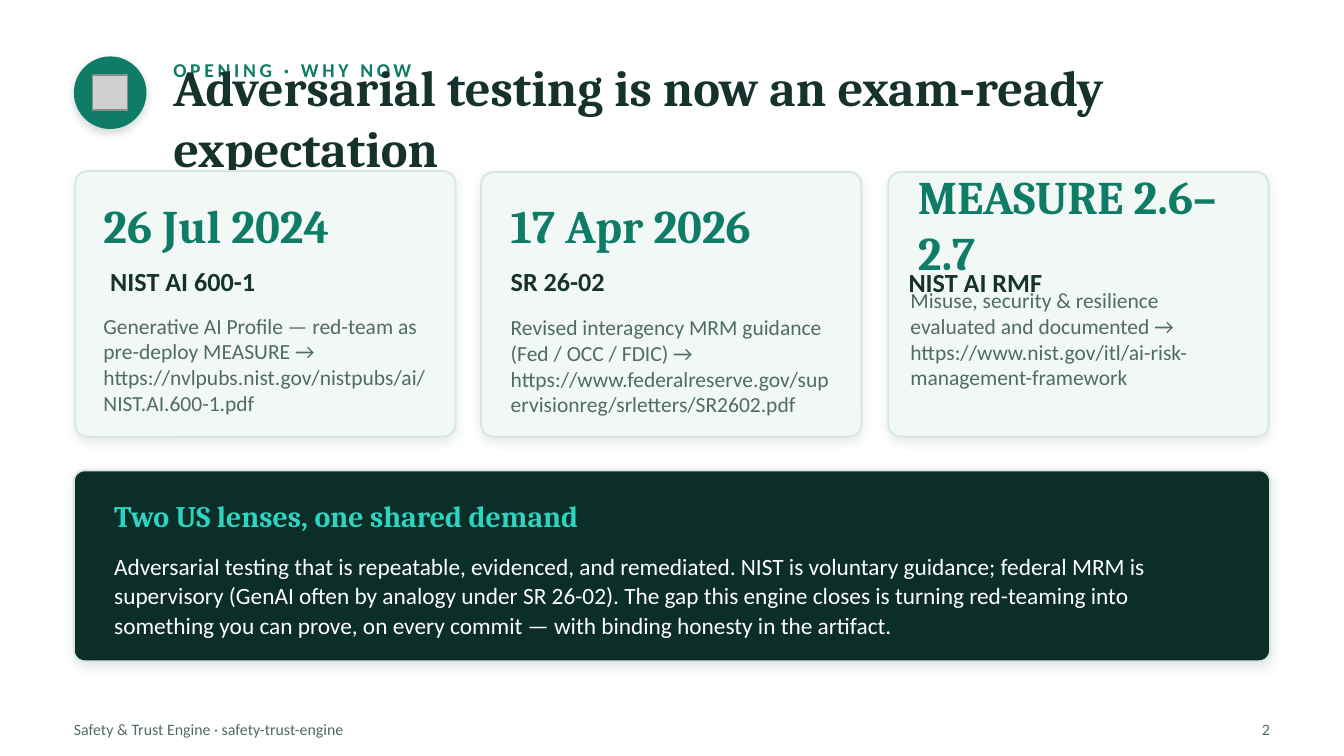
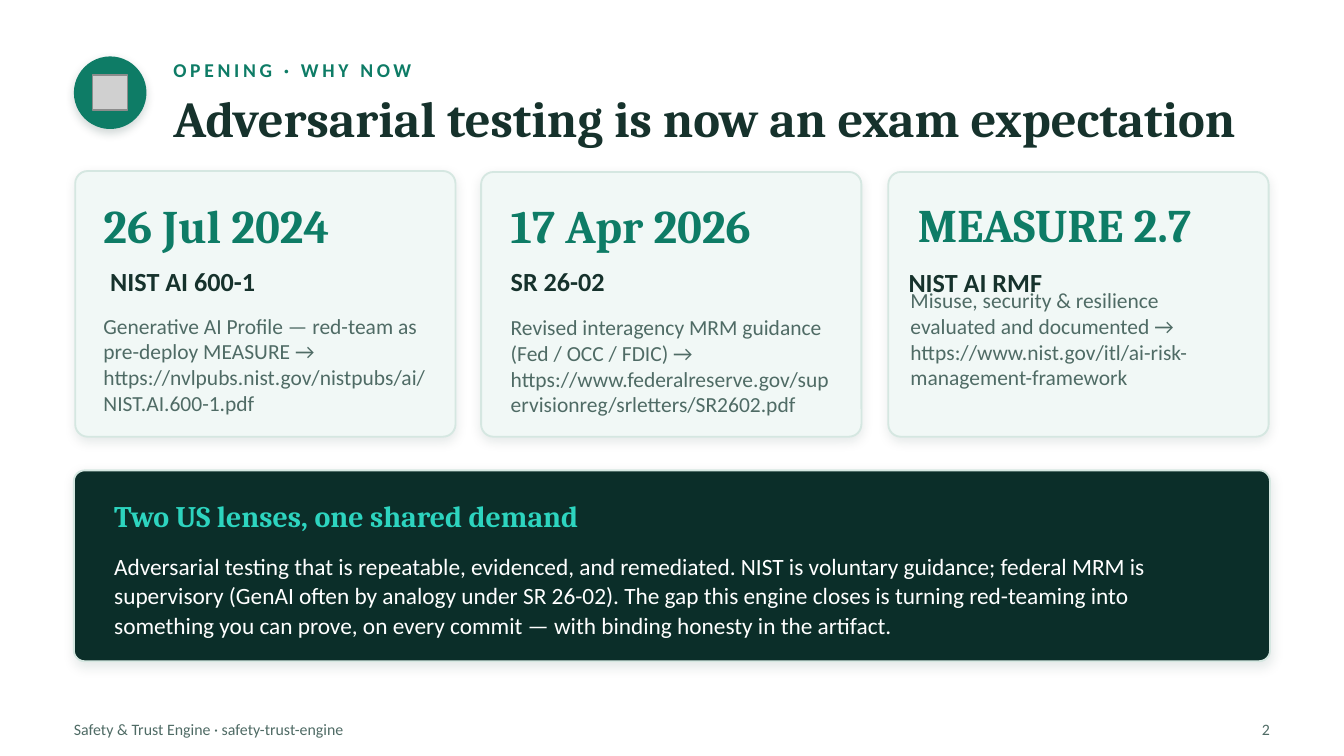
Before and after one commit to olonok69/safety-trust-engine, a slide deck: slide 2 of docs/Safety_and_Trust_Engine_US.pptx. Drawn at 1344x756 pixels with LibreOffice and Linux fonts; fonts in the diff are those of the drawing; grey boxes stand for pictures. Boxes give left, top, right and bottom in pixels: in the first picture for what was removed or moved away, otherwise in the second. Text is boxed around its words. In the diff, an @@ line names an element or a change of style, - is before the commit and + after.

```diff
--- a/docs/Safety_and_Trust_Engine_US.pptx
+++ b/docs/Safety_and_Trust_Engine_US.pptx
@@ text at (x1=173, y1=102, x2=1236, y2=148): text changed @@
-Adversarial testing is now an exam-ready expectation
+Adversarial testing is now an exam expectation
@@ text at (x1=918, y1=210, x2=1191, y2=243): text changed @@
-MEASURE 2.6–2.7
+MEASURE 2.7
```
Also in this commit, not shown: 4 other slides changed, 4 other files.
